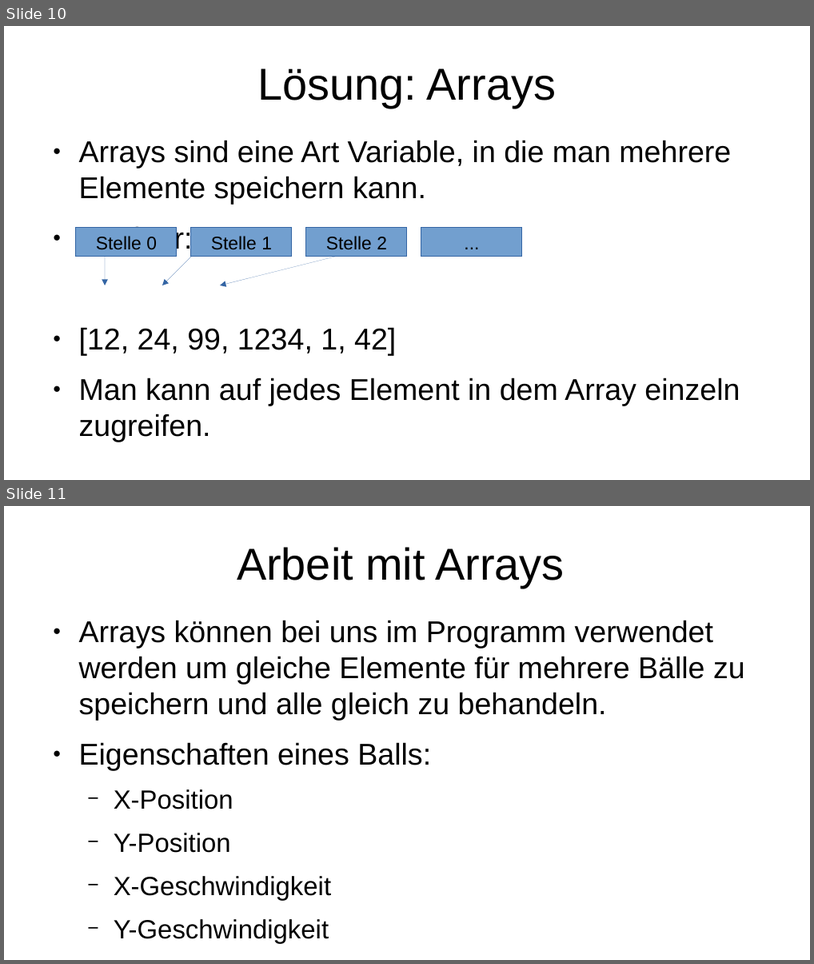
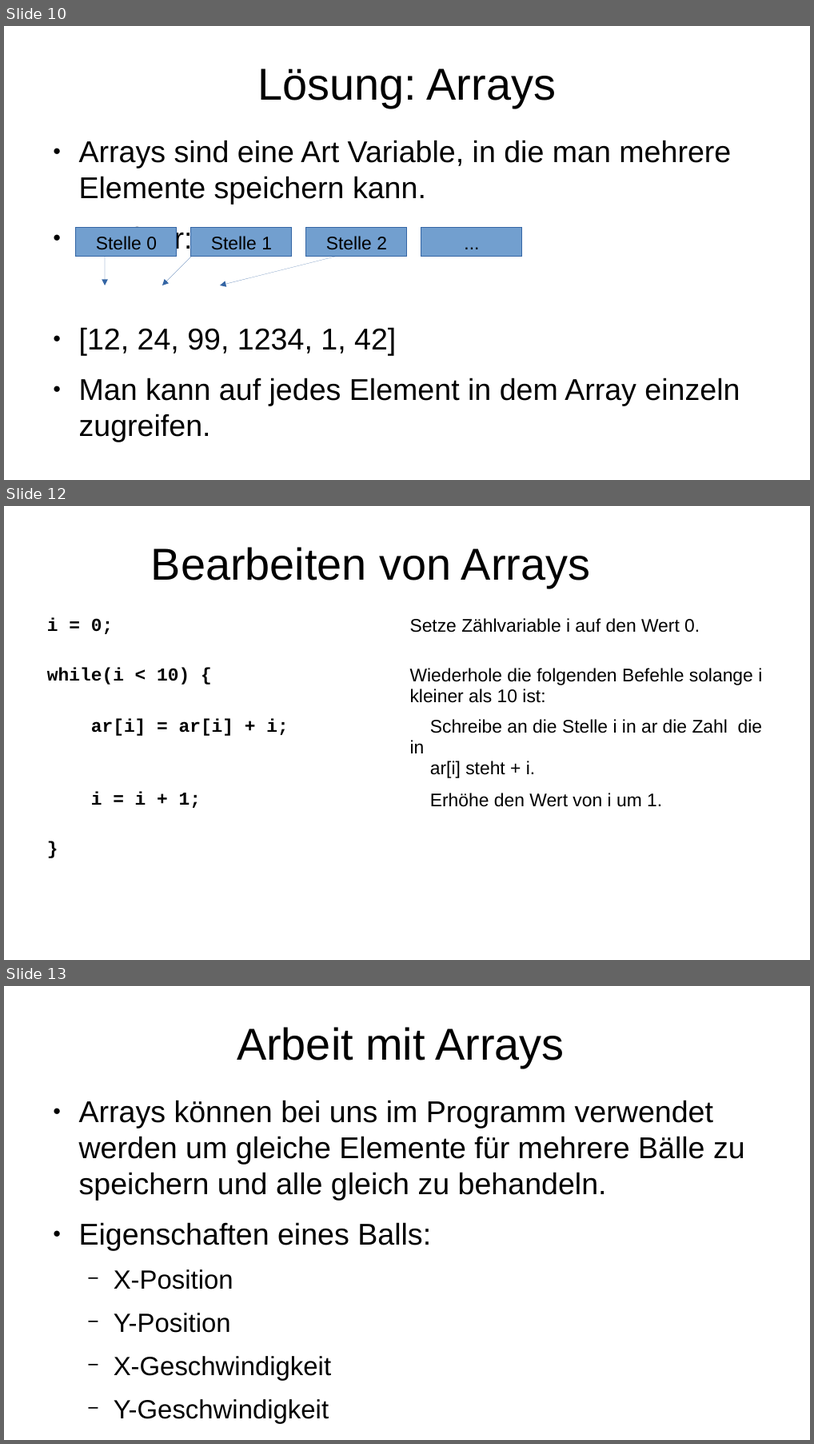
Before and after one commit to paul-rink/processing-imp8, a slide deck: 07-arrays/Arrays-Einstieg.odp. Shown one above the other, each under a label of ours: slides 10 and 11 before the commit, slides 10, 12 and 13 after it; the slides between them are not shown. The pictures are 814x964 and 814x1444 pixels, drawn with LibreOffice and Linux fonts; fonts in the diff are those of the drawing. Boxes give left, top, right and bottom in pixels: in the first picture for what was removed or moved away, otherwise in the second. Text is boxed around its words. In the diff, an @@ line names an element or a change of style, - is before the commit and + after.

```diff
--- a/07-arrays/Arrays-Einstieg.odp
+++ b/07-arrays/Arrays-Einstieg.odp
@@ slide 12 added at bbox=[4, 506, 810, 960], background #FFFFFF @@
@@ title added at bbox=[151, 547, 590, 588], 44 pt, text #000000 @@
+Bearbeiten von Arrays
@@ table added at bbox=[44, 612, 770, 878], 5 rows, 2 columns @@
+i = 0; | Setze Zählvariable i auf den Wert 0.
+while(i < 10) { | Wiederhole die folgenden Befehle solange i kleiner als 10 ist:
+ar[i] = ar[i] + i; | Schreibe an die Stelle i in ar die Zahl die in ar[i] steht + i.
+i = i + 1; | Erhöhe den Wert von i um 1.
+} | 
@@ what was slide 11 is now slide 13 @@
```
Also in this commit, not shown: 1 other slide added, 1 slide removed, 3 other files.
